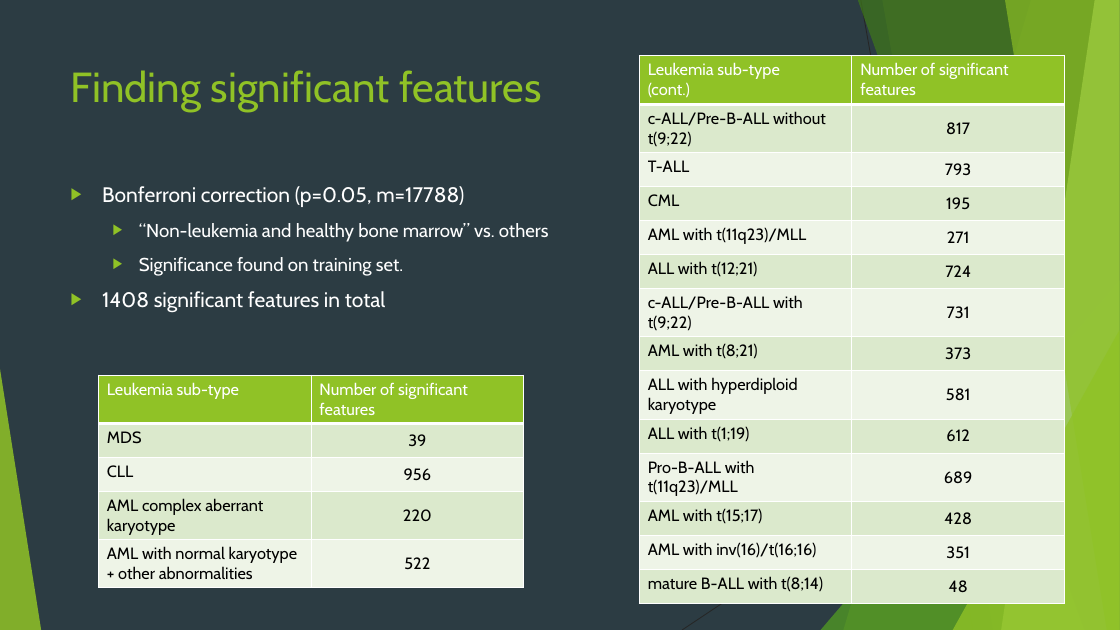
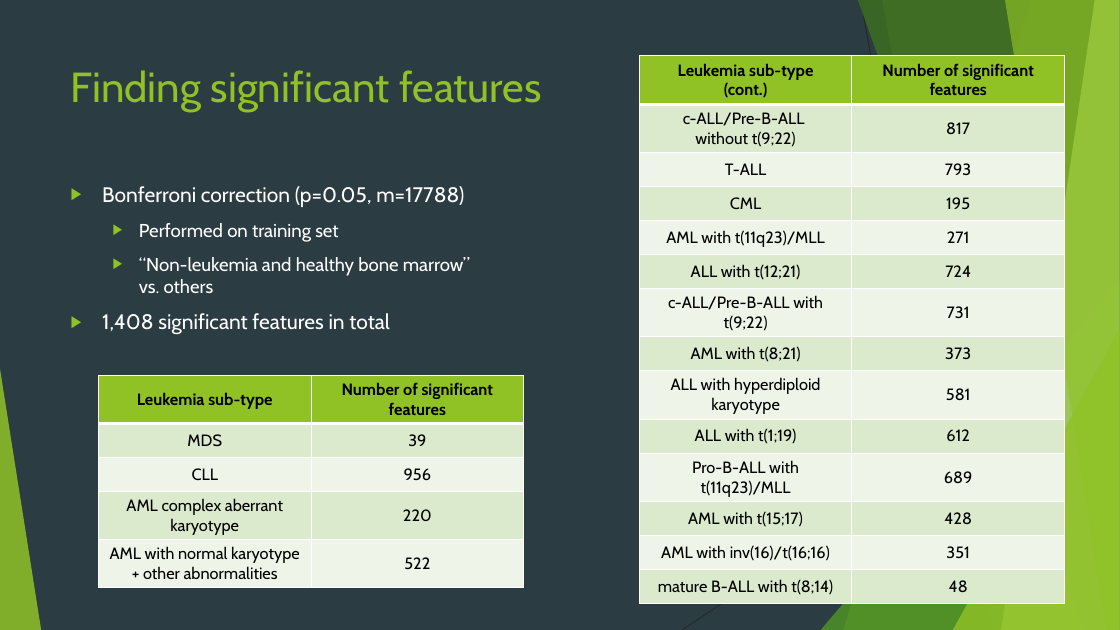
Before and after one commit to nowei/leukemia-classification, a slide deck: slide 7 of Leukemia Detection.pptx. Drawn at 1120x630 pixels with LibreOffice and Linux fonts; fonts in the diff are those of the drawing. Boxes give left, top, right and bottom in pixels: in the first picture for what was removed or moved away, otherwise in the second. Text is boxed around its words. In the diff, an @@ line names an element or a change of style, - is before the commit and + after.

```diff
--- a/Leukemia Detection.pptx
+++ b/Leukemia Detection.pptx
@@ table at [639, 56, 1065, 601] @@
-row 2, column 1: c-ALL/Pre-B-ALL without t(9;22)
+row 2, column 1: c-ALL/Pre-B-ALL / without t(9;22)
@@ text colour #FFFFFF to #000000, bold on in "Leukemia sub-type", "(cont.)", "Number of significant features" @@
@@ alignment left to centre @@
@@ text at [139, 223, 339, 242]: paragraph added @@
+  ▶ Performed on training set
@@ text at [102, 313, 390, 335]: text changed; size 16 to 18 pt @@
-  ▶ Significance found on training set.
-▶ 1408 significant features in total
+▶ 1,408 significant features in total
@@ table at [98, 376, 523, 606] @@
@@ text colour #FFFFFF to #000000, bold on in "Leukemia sub-type", "Number of significant features" @@
@@ alignment left to centre @@
```
Also in this commit, not shown: 13 other slides changed, 10 slides added, 6 slides removed, 15 other files.
